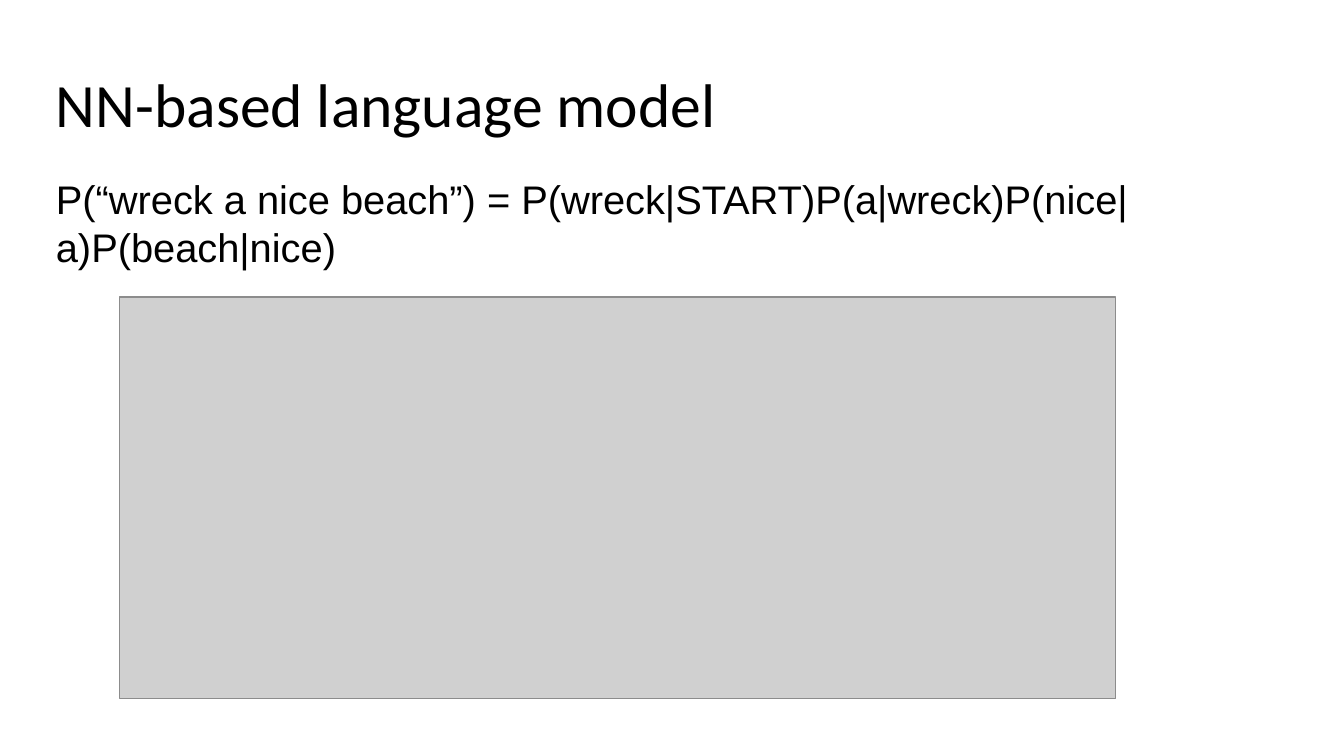
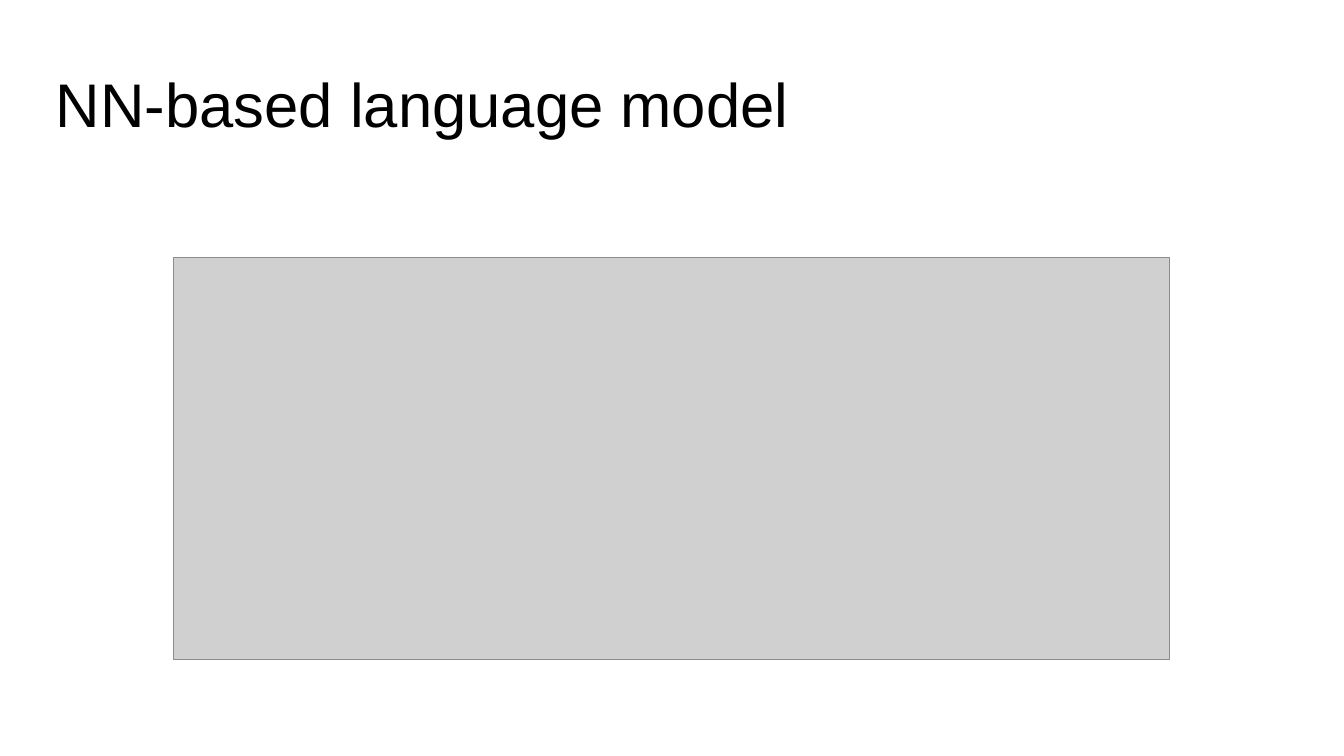
Before and after one commit to DSAISummerCamp/dscamp_public, a slide deck: slide 8 of NLP 2/nlp2.pptx. Drawn at 1344x756 pixels with LibreOffice and Linux fonts; fonts in the diff are those of the drawing; grey boxes stand for pictures. Boxes give left, top, right and bottom in pixels: in the first picture for what was removed or moved away, otherwise in the second. Text is boxed around its words. In the diff, an @@ line names an element or a change of style, - is before the commit and + after.

```diff
--- a/NLP 2/nlp2.pptx
+++ b/NLP 2/nlp2.pptx
@@ title "NN-based language model" at (56, 82, 789, 139): font Calibri to Arial @@
@@ text removed at (56, 185, 1127, 270) @@
-P(“wreck a nice beach”) = P(wreck|START)P(a|wreck)P(nice|a)P(beach|nice)
@@ picture: place and size @@
-picture at (120, 297, 1116, 700)
+picture at (174, 257, 1171, 659)
```
Also in this commit, not shown: 14 other slides changed, 19 slides added, 5 slides removed.
